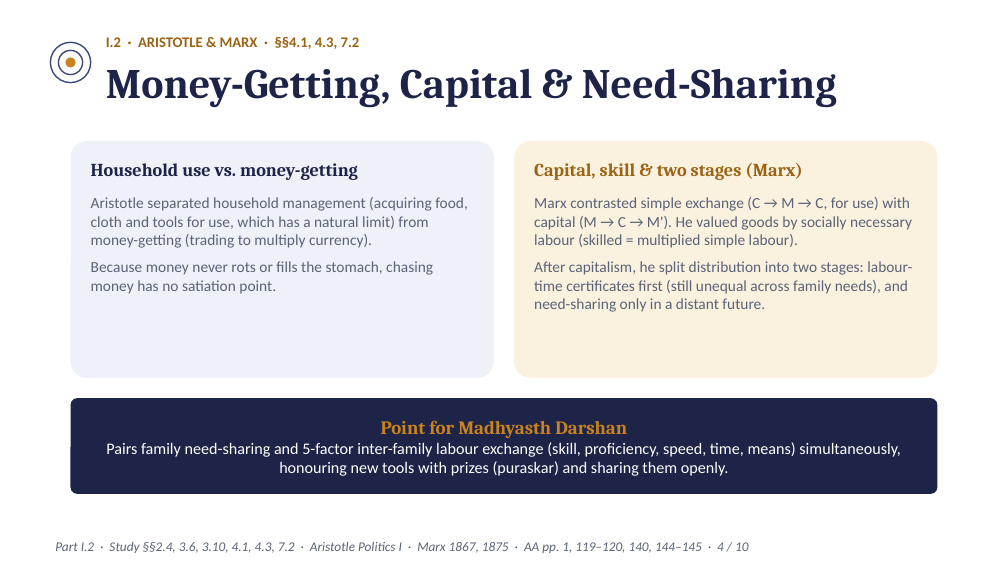
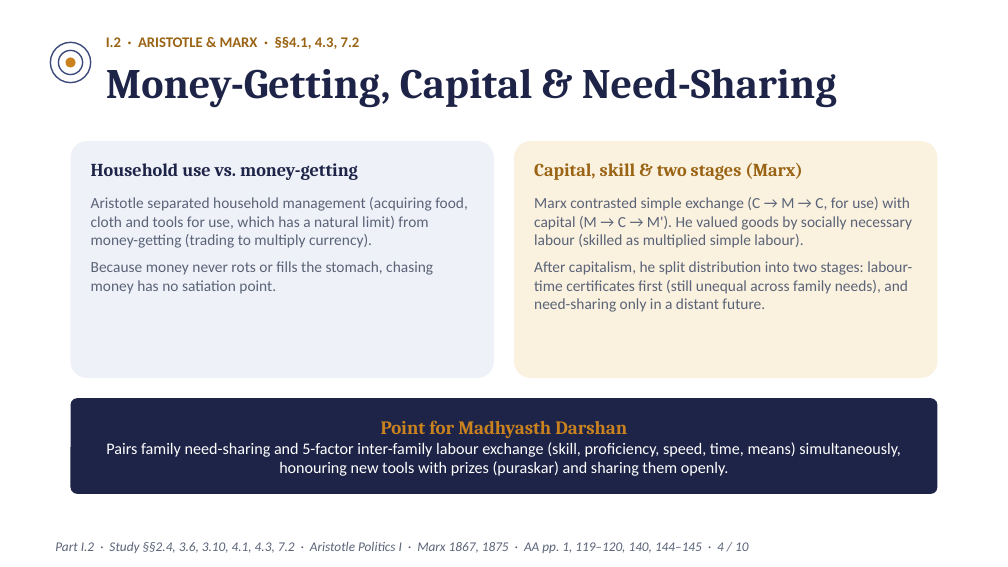
Before and after one commit to raghavamohan/AnalyticMadhyasthDarshan, a slide deck: slide 4 of Studies/Prosperity-Economics-And-Right-Use/Modern-Economic-Concepts-For-Madhyasth-Darshan-Readers.pptx. Drawn at 1008x567 pixels with LibreOffice and Linux fonts; fonts in the diff are those of the drawing. Boxes give left, top, right and bottom in pixels: in the first picture for what was removed or moved away, otherwise in the second. Text is boxed around its words. In the diff, an @@ line names an element or a change of style, - is before the commit and + after.

```diff
--- a/Studies/Prosperity-Economics-And-Right-Use/Modern-Economic-Concepts-For-Madhyasth-Darshan-Readers.pptx
+++ b/Studies/Prosperity-Economics-And-Right-Use/Modern-Economic-Concepts-For-Madhyasth-Darshan-Readers.pptx
@@ text at bbox=[534, 197, 912, 248]: text changed @@
-Marx contrasted simple exchange (C → M → C, for use) with capital (M → C → M'). He valued goods by socially necessary labour (skilled = multiplied simple labour).
+Marx contrasted simple exchange (C → M → C, for use) with capital (M → C → M'). He valued goods by socially necessary labour (skilled as multiplied simple labour).
```
Also in this commit, not shown: 3 other slides changed, 15 other files.
